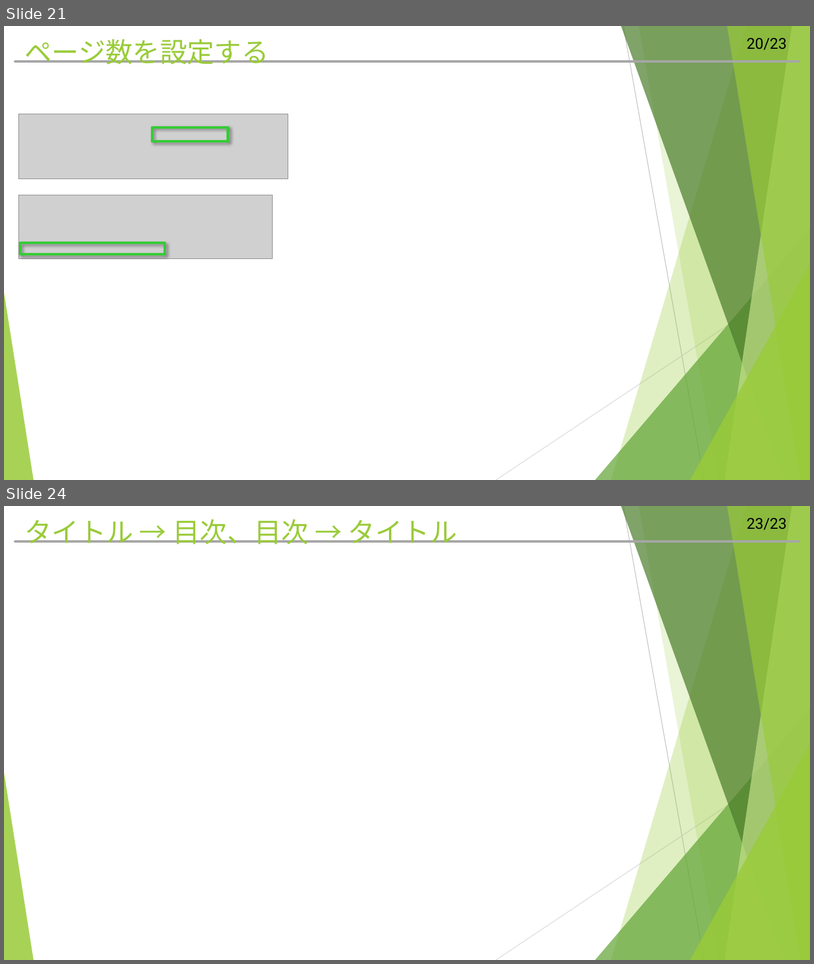
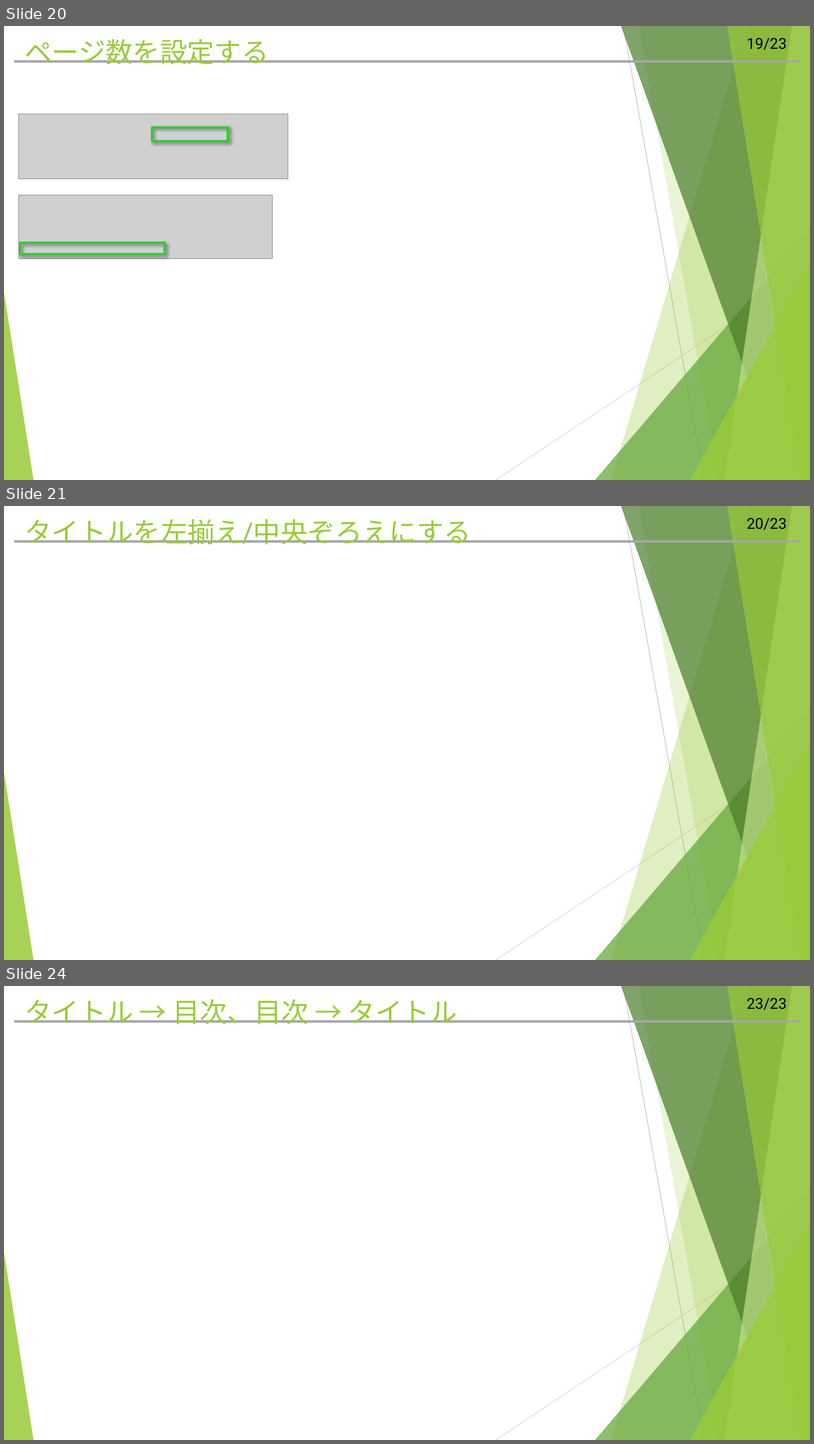
Before and after one commit to hitsuji-ga-u/pawapo, a slide deck: slide/customUI_debug.pptm. Shown one above the other, each under a label of ours: slides 21 and 24 before the commit, slides 20, 21 and 24 after it; the slides between them are not shown. The pictures are 814x964 and 814x1444 pixels, drawn with LibreOffice and Linux fonts; fonts in the diff are those of the drawing; grey boxes stand for pictures. Boxes give left, top, right and bottom in pixels: in the first picture for what was removed or moved away, otherwise in the second. Text is boxed around its words. In the diff, an @@ line names an element or a change of style, - is before the commit and + after.

```diff
--- a/slide/customUI_debug.pptm
+++ b/slide/customUI_debug.pptm
@@ slide 21 added at (x1=4, y1=506, x2=810, y2=960), background #FFFFFF; not listed: 12 template elements that a slide beside it also shows @@
@@ title added at (x1=24, y1=519, x2=471, y2=544), 32.4 pt, text #99CB38 @@
+タイトルを左揃え/中央ぞろえにする
@@ what was slide 21 is now slide 20 @@
@@ page number at (x1=747, y1=38, x2=787, y2=50): text changed @@
-20/23
+19/23
```
Also in this commit, not shown: 1 slide removed, 5 other files.
